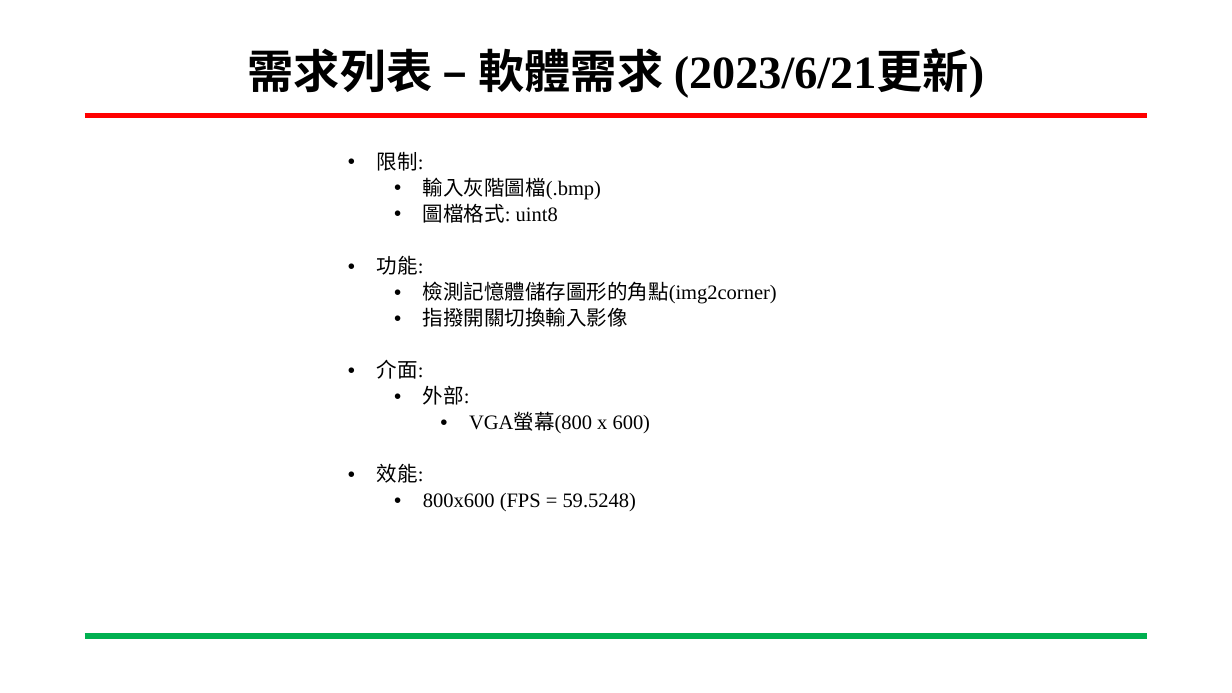
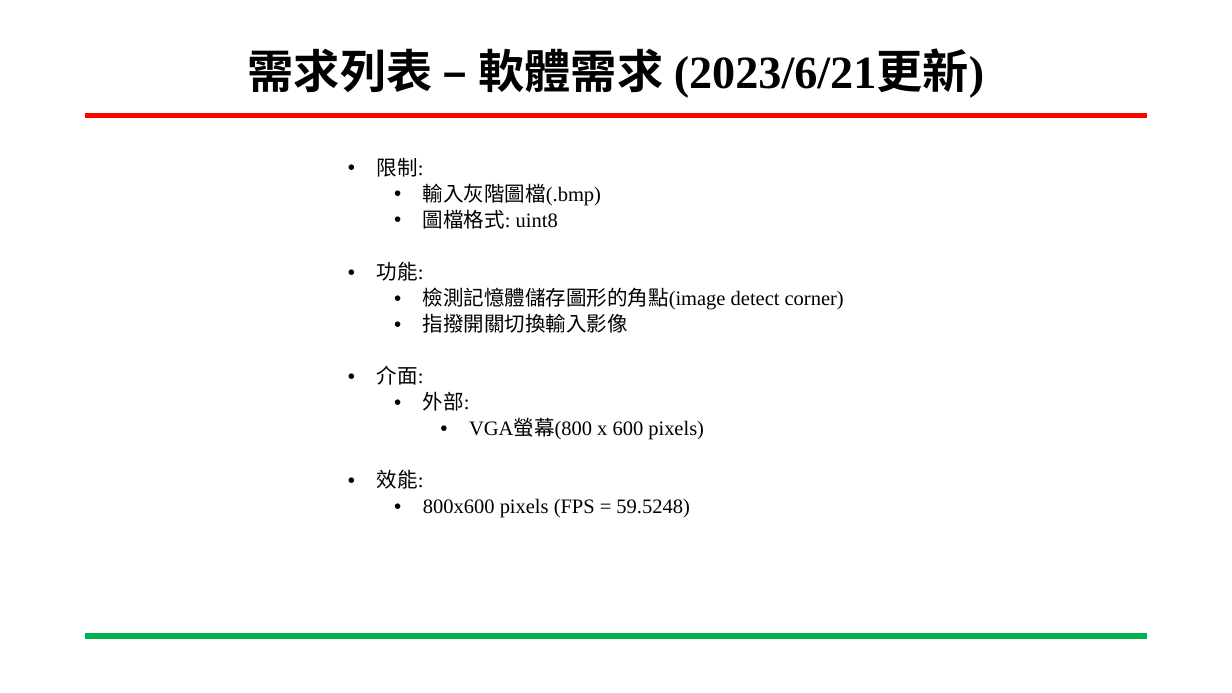
Before and after one commit to ing0331/FPGA, a slide deck: slide 6 of HW9_Harris_BRAM/N06-Tutorial/專案進度報告-Harris_BRAM-吳東穎-20230615.pptx. Drawn at 1232x693 pixels with LibreOffice and Linux fonts; fonts in the diff are those of the drawing; background and template pictures are left out. Boxes give left, top, right and bottom in pixels: in the first picture for what was removed or moved away, otherwise in the second. Text is boxed around its words. In the diff, an @@ line names an element or a change of style, - is before the commit and + after.

```diff
--- a/HW9_Harris_BRAM/N06-Tutorial/專案進度報告-Harris_BRAM-吳東穎-20230615.pptx
+++ b/HW9_Harris_BRAM/N06-Tutorial/專案進度報告-Harris_BRAM-吳東穎-20230615.pptx
@@ text at box(423, 287, 844, 310): text changed @@
-    • 檢測記憶體儲存圖形的角點(img2corner)
+    • 檢測記憶體儲存圖形的角點(image detect corner)
@@ text at box(469, 420, 704, 440): text changed @@
-      • VGA螢幕(800 x 600)
+      • VGA螢幕(800 x 600 pixels)
@@ text at box(423, 498, 689, 518): text changed @@
-    • 800x600 (FPS = 59.5248)
+    • 800x600 pixels (FPS = 59.5248)
```
Also in this commit, not shown: 17 other slides changed, 3 slides added, 3 slides removed, 3 other files.
